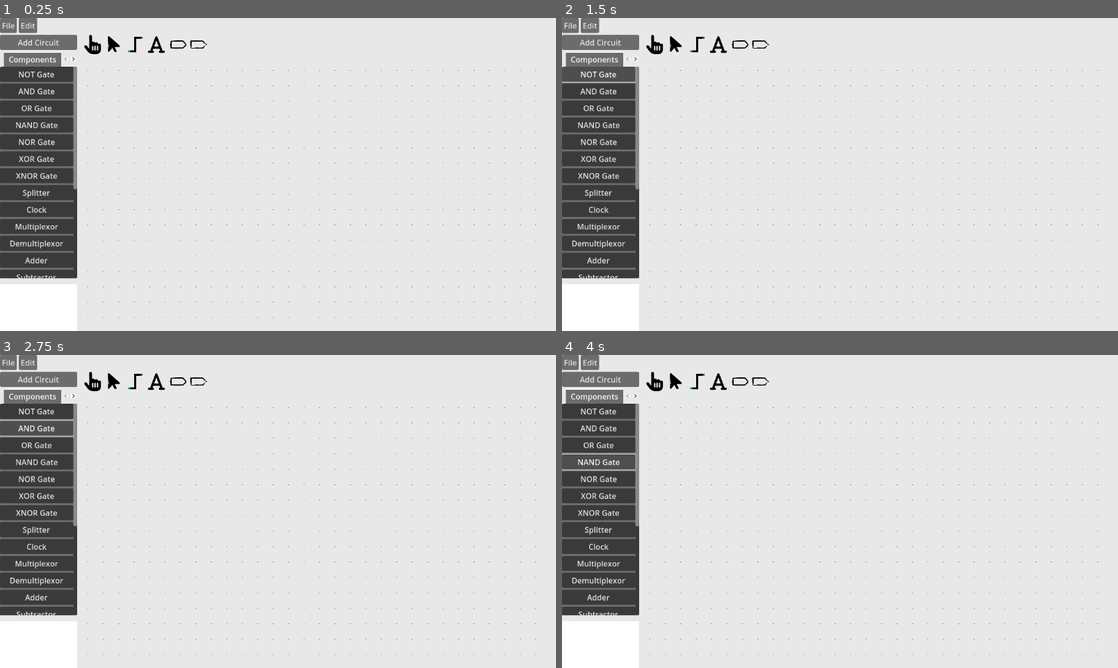
Above: before the commit, frames 1-4 (two rows, left to right).
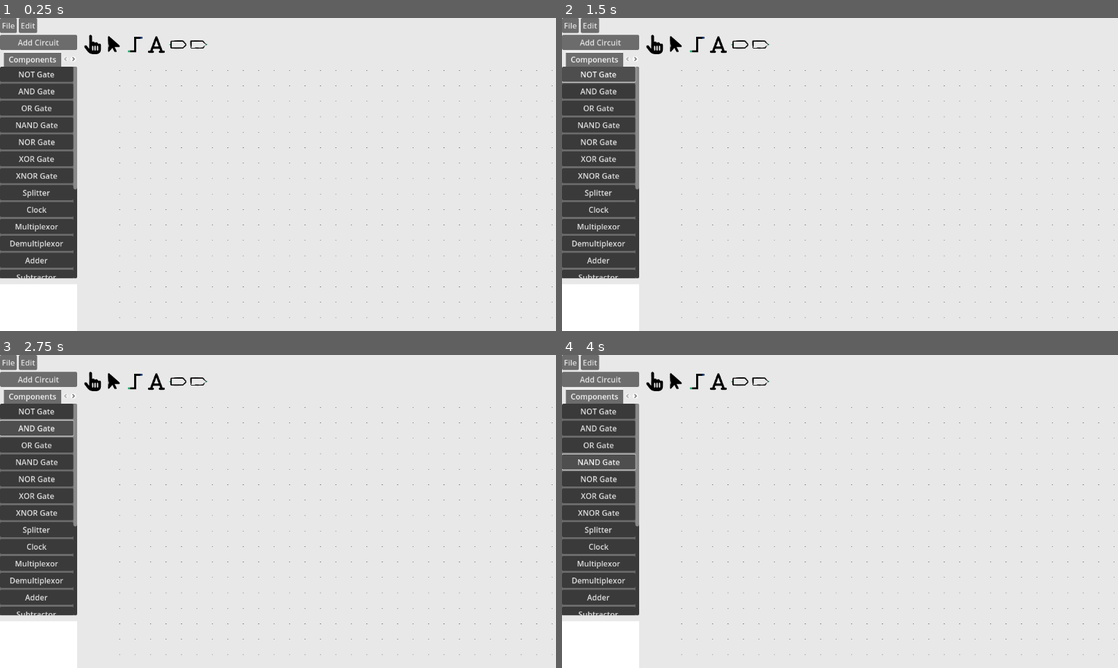
Above: after the commit, the same moments.

Repository: Josh-Farkas/LogicBoardSEC
Game: Godot game, scene res://UI/UI.tscn
Same seed, same stepped clock (60 frames per second), same inputs: the game is played once before the commit and once after it.
Inputs:
- Up to frame 1 (0.25 s): no input
- Up to frame 2 (1.5 s): click "Add Circuit" at 0.5 s; click "NOT Gate" at 1.25 s
- Up to frame 3 (2.75 s): click "AND Gate" at 2 s
- Up to frame 4 (4 s): click "OR Gate" at 2.75 s; click "NAND Gate" at 3.5 s

The runs differ from the first frame. In frame 1, 0.4% of the frame differs, in the area x 15-100%, y 16-96%; in frame 2, 0.4%; in frame 3, 0.4%; in frame 4, 0.4%.

Commit message:
Add moving dots

Diff:
--- a/Simulation/camera.gd
+++ b/Simulation/camera.gd
@@ -22,3 +22,6 @@
 		zoom *= 1.1
 		zoom = zoom.clampf(.25, 2)
 		redraw.emit()
+
+	if event is InputEventMouseMotion and Input.is_action_pressed("pan"):
+		position -= event.relative
--- a/Simulation/simulation.gd
+++ b/Simulation/simulation.gd
@@ -17,14 +17,18 @@
 		wire.start_drawing()
 
 
+func _process(delta: float) -> void:
+	queue_redraw()
+
 # draws grid of dots
 func _draw() -> void:
 	var zoom: Vector2 = $Camera2D.zoom
-	var size: Vector2 = get_viewport_rect().size / zoom
+	var size: Vector2 = get_viewport_rect().size
 	var pos: Vector2 = $Camera2D.position - size/2
 
 	for x in range(snapped(pos.x, Constants.GRID_SIZE), snapped(pos.x + size.x, Constants.GRID_SIZE), Constants.GRID_SIZE * max(1, int(1/zoom.x))):
 		for y in range(snapped(pos.y, Constants.GRID_SIZE), snapped(pos.y + size.y, Constants.GRID_SIZE), Constants.GRID_SIZE * max(1, int(1/zoom.y))):
+			print(Vector2(x, y))
 			draw_circle(Vector2(x, y), 1 / zoom.x, Color.DIM_GRAY)
 
 
--- a/Simulation/simulation.tscn
+++ b/Simulation/simulation.tscn
@@ -8,4 +8,8 @@
 
 [node name="Camera2D" type="Camera2D" parent="."]
 position = Vector2(576, 324)
+limit_left = -1000
+limit_top = -1000
+limit_right = 1000
+limit_bottom = 1000
 script = ExtResource("2_qiina")
--- a/UI/UI.tscn
+++ b/UI/UI.tscn
@@ -64,7 +64,7 @@
 
 [node name="SubViewport" type="SubViewport" parent="VBoxContainer/HSplitContainer/VBoxContainer/SubViewportContainer"]
 handle_input_locally = false
-size = Vector2i(980, 559)
+size = Vector2i(2, 2)
 render_target_update_mode = 4
 
 [node name="Simulation" parent="VBoxContainer/HSplitContainer/VBoxContainer/SubViewportContainer/SubViewport" instance=ExtResource("2_yvqpa")]
--- a/project.godot
+++ b/project.godot
@@ -64,6 +64,12 @@
 "events": [Object(InputEventMouseButton,"resource_local_to_scene":false,"resource_name":"","device":-1,"window_id":0,"a …(261 unchanged characters)…
 ]
 }
+pan={
+"deadzone": 0.5,
+"events": [Object(InputEventMouseButton,"resource_local_to_scene":false,"resource_name":"","device":-1,"window_id":0,"alt_pressed":false,"shift_pressed":false,"ctrl_pressed":false,"meta_pressed":false,"button_mask":2,"position":Vector2(96, 18),"global_position":Vector2(105, 64),"factor":1.0,"button_index":2,"canceled":false,"pressed":true,"double_click":false,"script":null)
+, Object(InputEventMouseButton,"resource_local_to_scene":false,"resource_name":"","device":-1,"window_id":0,"alt_pressed":false,"shift_pressed":false,"ctrl_pressed":false,"meta_pressed":false,"button_mask":0,"position":Vector2(0, 0),"global_position":Vector2(0, 0),"factor":1.0,"button_index":3,"canceled":false,"pressed":false,"double_click":false,"script":null)
+]
+}
 
 [layer_names]
 
